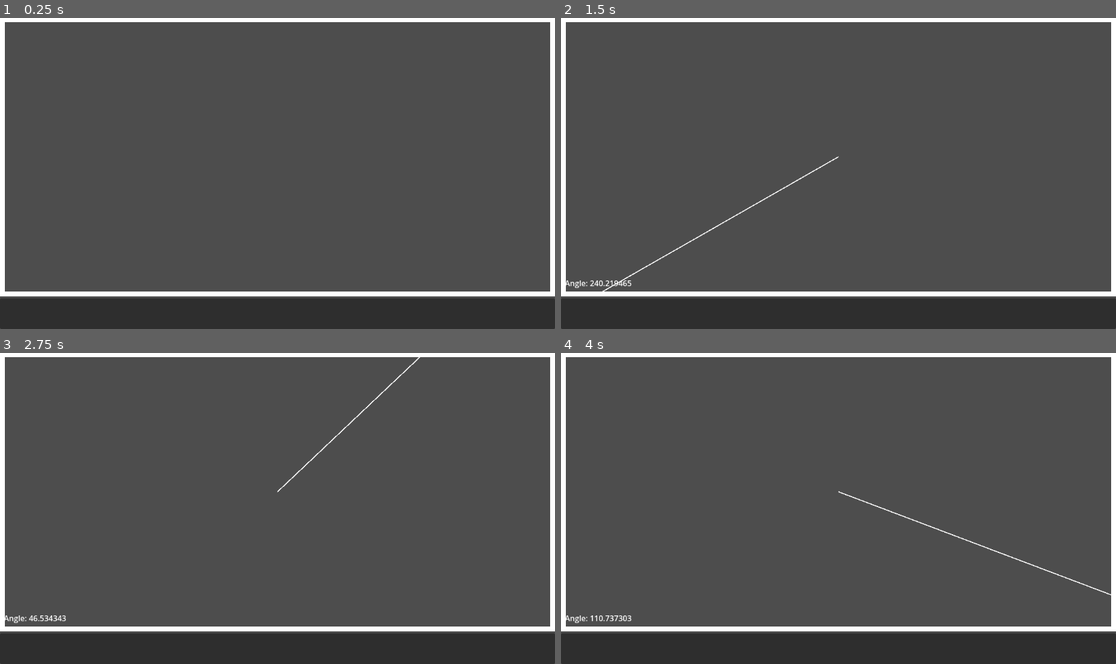
Above: before the commit, frames 1-4 (two rows, left to right).
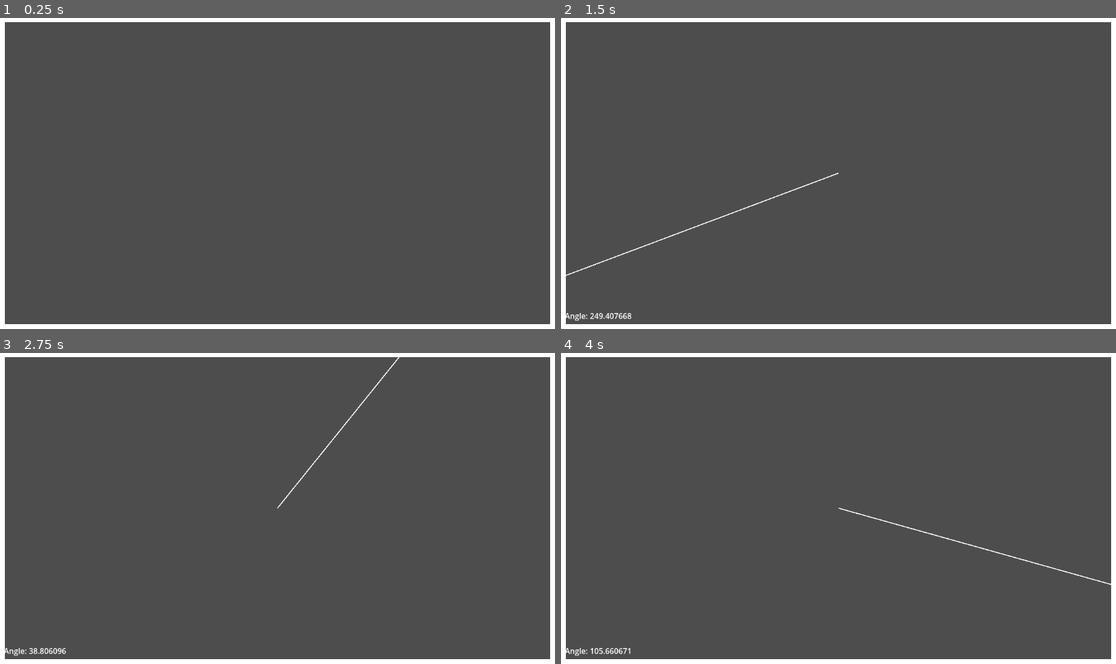
Above: after the commit, the same moments.

Repository: RCJacH/lazer_escape-Godot-game
Game: Godot game, scene res://src/core/level/level.tscn
The game is run twice, just before and just after one commit, with the same random seed, the same clock (stepped at 60 frames per second) and the same inputs. The project has no main scene, so this scene is started directly.
Inputs (mouse positions are in pixels of both pictures, inside the frame that each line leads up to):
- Up to frame 1 (0.25 s): no input
- Up to frame 2 (1.5 s): tap Enter at 0.5 s; drag from (838, 157) to (894, 105) at 0.52 s; tap Space at 1.25 s; drag from (727, 189) to (810, 235) at 1.27 s
- Up to frame 3 (2.75 s): tap Enter at 2 s; move the mouse to (333, 440) at 2.02 s; click (333, 440) at 2.17 s
- Up to frame 4 (4 s): tap Space at 2.75 s; drag from (810, 570) to (672, 461) at 2.77 s; tap Enter at 3.5 s; move the mouse to (1005, 555) at 3.52 s; click (1005, 555) at 3.67 s

The runs differ from the first frame. In frame 1, 11% of the frame differs, in the area x 0-100%, y 87-100%; in frame 2, 12%, in the area x 0-100%, y 44-100%; in frame 3, 12%; in frame 4, 12%.

Commit message:
refactor ControlPanel out of Level

Diff:
--- a/src/core/level/level.tscn
+++ b/src/core/level/level.tscn
@@ -1,9 +1,10 @@
-[gd_scene load_steps=7 format=3 uid="uid://brjygsbomddjk"]
+[gd_scene load_steps=8 format=3 uid="uid://brjygsbomddjk"]
 
 [ext_resource type="Script" path="res://src/core/level/level.gd" id="1_ybe1b"]
 [ext_resource type="PackedScene" uid="uid://12i7ql5u7day" path="res://src/core/level/level_boundaries/level_boundaries.tscn" id="2_bot5h"]
 [ext_resource type="Script" path="res://src/core/level/control_parser.gd" id="2_dnff1"]
 [ext_resource type="PackedScene" uid="uid://c55812kyqp767" path="res://src/core/level/level_ui/level_ui.tscn" id="5_qdvy7"]
+[ext_resource type="Script" path="res://src/core/level/level_boundaries/boundary_block.gd" id="5_uf54a"]
 [ext_resource type="Script" path="res://src/core/level/level_design_helper.gd" id="6_2gpuc"]
 [ext_resource type="PackedScene" uid="uid://bfc3s2ded536f" path="res://src/core/level/level_boundaries/boundary_block.tscn" id="6_ssthp"]
 
@@ -14,32 +15,32 @@
 
 [node name="CanvasLayer" type="CanvasLayer" parent="."]
 
-[node name="Viewport" type="VBoxContainer" parent="CanvasLayer"]
+[node name="LevelBoundaries" parent="CanvasLayer" instance=ExtResource("2_bot5h")]
+metadata/_edit_lock_ = true
+
+[node name="BoundaryBlock" type="Control" parent="CanvasLayer/LevelBoundaries" instance=ExtResource("6_ssthp")]
+clip_contents = true
+layout_mode = 2
+size_flags_horizontal = 3
+size_flags_vertical = 3
+mouse_filter = 1
+script = ExtResource("5_uf54a")
+lazer_position = Vector2(0.5, 0.5)
+metadata/_edit_use_anchors_ = true
+metadata/_edit_lock_ = true
+
+[node name="ControlParser" type="Control" parent="CanvasLayer"]
+layout_mode = 3
 anchors_preset = 15
 anchor_right = 1.0
 anchor_bottom = 1.0
 grow_horizontal = 2
 grow_vertical = 2
-metadata/_edit_lock_ = true
-
-[node name="ControlParser" type="Control" parent="CanvasLayer/Viewport"]
-layout_mode = 2
+size_flags_horizontal = 3
 size_flags_vertical = 3
 script = ExtResource("2_dnff1")
 metadata/_edit_use_anchors_ = true
 metadata/_edit_lock_ = true
-
-[node name="LevelBoundaries" parent="CanvasLayer/Viewport/ControlParser" instance=ExtResource("2_bot5h")]
-layout_mode = 1
-add_boundary = false
-metadata/_edit_lock_ = true
-
-[node name="BoundaryBlock" parent="CanvasLayer/Viewport/ControlParser/LevelBoundaries" instance=ExtResource("6_ssthp")]
-layout_mode = 2
-
-[node name="ControlPanel" type="Panel" parent="CanvasLayer/Viewport"]
-custom_minimum_size = Vector2(0, 64)
-layout_mode = 2
 
 [node name="LevelUI" parent="." instance=ExtResource("5_qdvy7")]
 visible = false
@@ -47,11 +48,11 @@
 [node name="LevelDesignHelper" type="Node2D" parent="."]
 script = ExtResource("6_2gpuc")
 
-[connection signal="gui_input" from="CanvasLayer/Viewport/ControlParser" to="CanvasLayer/Viewport/ControlParser" method="_on_gui_input"]
-[connection signal="mouse_moved" from="CanvasLayer/Viewport/ControlParser" to="CanvasLayer/Viewport/ControlParser/LevelBoundaries" method="_on_control_parser_mouse_moved"]
-[connection signal="wheel_down_pressed" from="CanvasLayer/Viewport/ControlParser" to="CanvasLayer/Viewport/ControlParser/LevelBoundaries" method="_on_control_parser_wheel_down_pressed"]
-[connection signal="wheel_up_pressed" from="CanvasLayer/Viewport/ControlParser" to="CanvasLayer/Viewport/ControlParser/LevelBoundaries" method="_on_control_parser_wheel_up_pressed"]
-[connection signal="all_unlocked" from="CanvasLayer/Viewport/ControlParser/LevelBoundaries" to="LevelUI" method="display_win_screen"]
+[connection signal="all_unlocked" from="CanvasLayer/LevelBoundaries" to="LevelUI" method="display_win_screen"]
+[connection signal="gui_input" from="CanvasLayer/ControlParser" to="CanvasLayer/ControlParser" method="_on_gui_input"]
+[connection signal="mouse_moved" from="CanvasLayer/ControlParser" to="CanvasLayer/LevelBoundaries" method="_on_control_parser_mouse_moved"]
+[connection signal="wheel_down_pressed" from="CanvasLayer/ControlParser" to="CanvasLayer/LevelBoundaries" method="_on_control_parser_wheel_down_pressed"]
+[connection signal="wheel_up_pressed" from="CanvasLayer/ControlParser" to="CanvasLayer/LevelBoundaries" method="_on_control_parser_wheel_up_pressed"]
 [connection signal="next_level" from="LevelUI" to="." method="_on_level_ui_next_level"]
 [connection signal="return_to_menu" from="LevelUI" to="." method="_on_level_ui_return_to_menu"]
-[connection signal="position_changed" from="LevelDesignHelper" to="CanvasLayer/Viewport/ControlParser/LevelBoundaries" method="_on_control_parser_mouse_moved"]
+[connection signal="position_changed" from="LevelDesignHelper" to="CanvasLayer/LevelBoundaries" method="_on_control_parser_mouse_moved"]
--- a/src/core/level/level_boundaries/boundary_block.tscn
+++ b/src/core/level/level_boundaries/boundary_block.tscn
@@ -62,8 +62,6 @@
 unique_name_in_owner = true
 one_shot = true
 
-[connection signal="resized" from="." to="." method="request_refresh"]
-[connection signal="tree_entered" from="." to="Boundary" method="refresh"]
 [connection signal="hit_by_lazer" from="Boundary" to="." method="_on_boundary_hit_by_lazer"]
 [connection signal="angle_changed" from="Lazer" to="MarginContainer/VBoxContainer/AngleLabel" method="_on_lazer_angle_changed"]
 [connection signal="casting_finished" from="Lazer" to="." method="_on_lazer_casting_finished"]
--- a/src/core/level/level_boundaries/level_boundaries.gd
+++ b/src/core/level/level_boundaries/level_boundaries.gd
@@ -11,8 +11,13 @@
 			return
 
 		_add_block.call_deferred()
+@export var remove_last: bool = false :
+	set(pressed):
+		if not pressed:
+			return
 
-var visible_block_count: int = 0
+		_remove_block.call_deferred()
+
 var boundaries: Dictionary = {}
 
 @onready var block_scene: Resource = load(block_path)
@@ -23,6 +28,10 @@
 
 
 func _update_blocks() -> void:
+	var visible_block_count := 0
+	for child in get_children():
+		if child.visible:
+			visible_block_count += 1
 	columns = 2 if visible_block_count > 1 else 1
 	boundaries.clear()
 	for child in get_children():
@@ -34,15 +43,27 @@
 func _add_block() -> void:
 	var block: BoundaryBlock = block_scene.instantiate()
 	add_child(block)
+
+	block.visibility_changed.connect(_on_boundary_visibility_changed)
+	block.locked.connect(_on_boundary_locked.bind(block))
+	block.unlocked.connect(_on_boundary_unlocked.bind(block))
+	_update_blocks()
+
 	block.owner = get_tree().edited_scene_root
 	block.name = "BoundaryBlock%d" % get_child_count()
 
 
+func _remove_block() -> void:
+	if get_child_count() < 1:
+		return
+
+	var block: BoundaryBlock = get_child(-1)
+	remove_child(block)
+	block.queue_free()
+	_update_blocks()
+
+
 func _on_boundary_visibility_changed() -> void:
-	visible_block_count = 0
-	for child in get_children():
-		if child.visible:
-			visible_block_count += 1
 	_update_blocks()
 
 
@@ -59,27 +80,7 @@
 		all_unlocked.emit()
 
 
-func _on_child_entered_tree(node: Node):
-	if not node is BoundaryBlock:
-		return
-
-	var boundary: BoundaryBlock = node
-	visible_block_count += 1
-	boundary.visibility_changed.connect(_on_boundary_visibility_changed)
-	boundary.locked.connect(_on_boundary_locked.bind(boundary))
-	boundary.unlocked.connect(_on_boundary_unlocked.bind(boundary))
-	_update_blocks()
-
-
-func _on_child_exiting_tree(node):
-	if not node is BoundaryBlock:
-		return
-
-	var boundary: BoundaryBlock = node
-	visible_block_count -= 1
-	boundary.visibility_changed.disconnect(_on_boundary_visibility_changed)
-	boundary.locked.disconnect(_on_boundary_locked)
-	boundary.unlocked.disconnect(_on_boundary_unlocked)
+func _on_child_order_changed():
 	_update_blocks()
 
 
--- a/src/core/level/level_boundaries/level_boundaries.tscn
+++ b/src/core/level/level_boundaries/level_boundaries.tscn
@@ -12,8 +12,4 @@
 size_flags_vertical = 3
 script = ExtResource("1_aqw7l")
 block_path = "res://src/core/level/level_boundaries/boundary_block.tscn"
-add_boundary = null
 metadata/_edit_use_anchors_ = true
-
-[connection signal="child_entered_tree" from="." to="." method="_on_child_entered_tree"]
-[connection signal="child_exiting_tree" from="." to="." method="_on_child_exiting_tree"]
